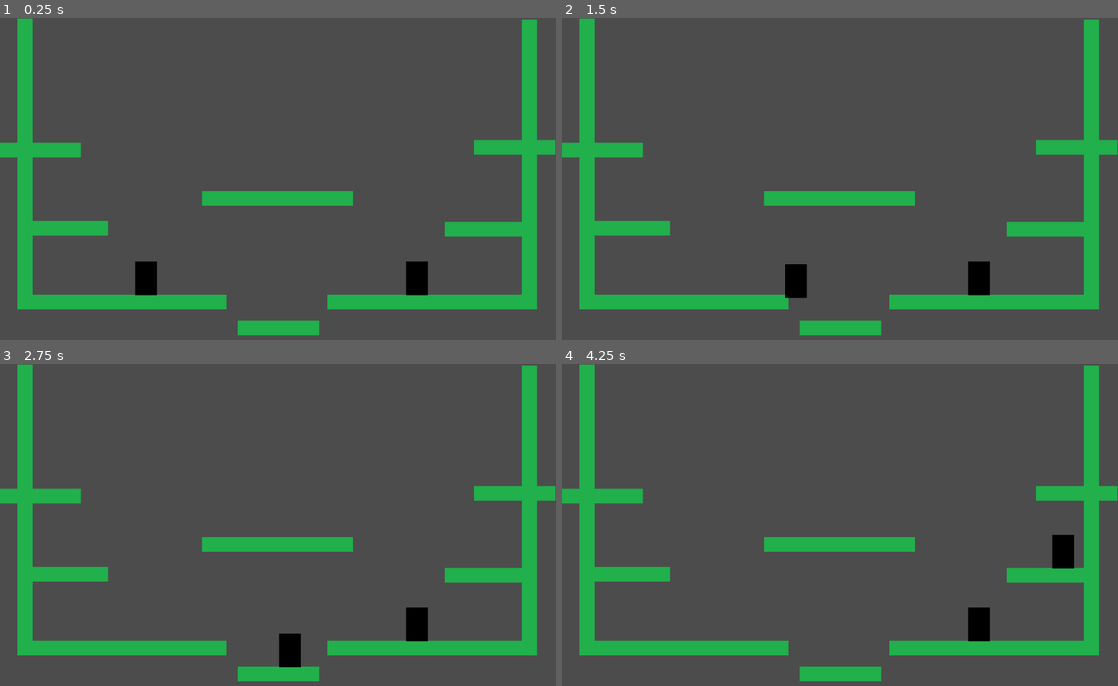
Above: before the commit, frames 1-4 (two rows, left to right).
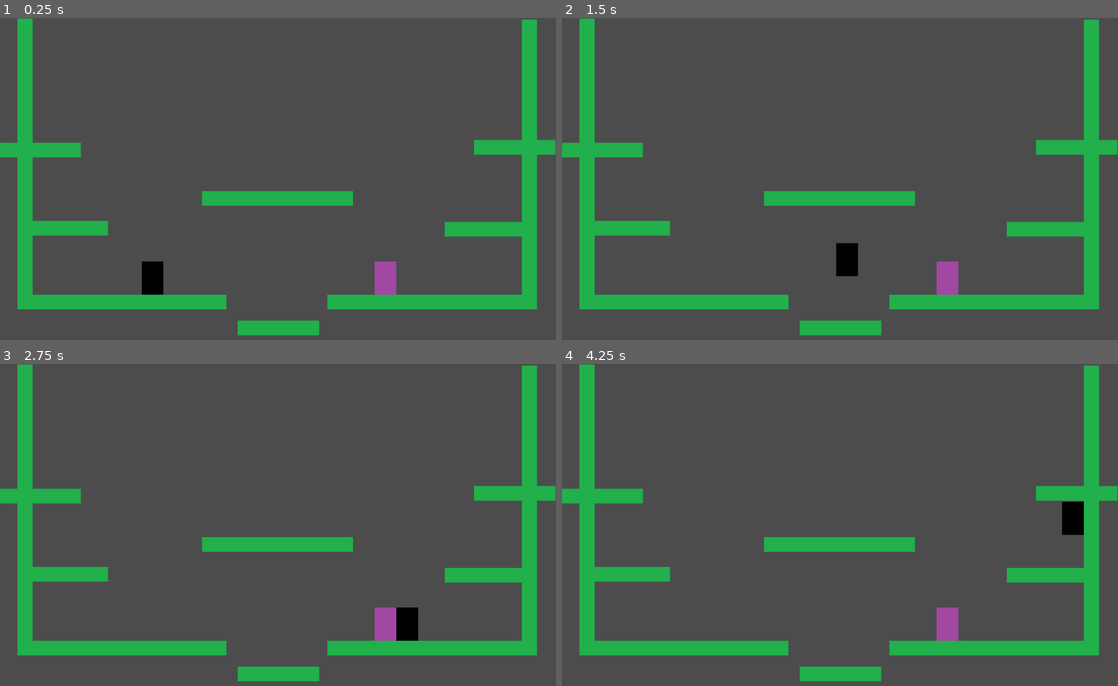
Above: after the commit, the same moments.

Repository: NahuelIglesias/Videojuegos-BossFinal
Game: Godot game, scene res://Main.tscn
The game is run twice, just before and just after one commit, with the same random seed, the same clock (stepped at 60 frames per second) and the same inputs.
Inputs (mouse positions are in pixels of both pictures, inside the frame that each line leads up to):
- Up to frame 1 (0.25 s): no input
- Up to frame 2 (1.5 s): tap Enter at 0.5 s; move the mouse to (962, 162) at 0.52 s; hold D (move_right) from 0.53 s (still down); tap W (jump) at 0.6, 0.77, 1.07, 1.35 s; move the mouse to (728, 198) at 1.27 s
- Up to frame 3 (2.75 s): tap W (jump) at 1.52, 1.82, 2.1 s; move the mouse to (333, 454) at 2.02 s; release D (move_right) at 2.03 s; hold A (move_left) from 2.03 s (still down)
- Up to frame 4 (4.25 s): move the mouse to (812, 592) at 2.77 s; release A (move_left) at 2.78 s; hold D (move_right) from 2.78 s (still down); tap W (jump) at 2.85, 3.02, 3.32, 3.6, 3.77, 4.07 s; move the mouse to (1006, 576) at 3.52 s

The runs differ from the first frame. In frame 1, 1.1% of the frame differs, in the area x 24-77%, y 75-87%; in frame 2, 1.6%; in frame 3, 1.2%; in frame 4, 1.7%, in the area x 67-94%, y 42-87%.

Commit message:
Se agregó herencia a comportamiento de jugadores, y se diferenciaron sprites

Diff:
--- a/Main.tscn
+++ b/Main.tscn
@@ -1,9 +1,10 @@
-[gd_scene load_steps=5 format=2]
+[gd_scene load_steps=6 format=2]
 
 [ext_resource path="res://environment/Platform.tscn" type="PackedScene" id=1]
-[ext_resource path="res://entities/Player.tscn" type="PackedScene" id=2]
+[ext_resource path="res://entities/Player2.tscn" type="PackedScene" id=2]
 [ext_resource path="res://Main.gd" type="Script" id=3]
 [ext_resource path="res://environment/Wall.tscn" type="PackedScene" id=4]
+[ext_resource path="res://entities/Player1.tscn" type="PackedScene" id=5]
 
 [node name="Main" type="Node"]
 script = ExtResource( 3 )
@@ -52,15 +53,6 @@
 [node name="Platform13" parent="Environment" instance=ExtResource( 1 )]
 position = Vector2( 74, 243 )
 
-[node name="Player" parent="Environment" instance=ExtResource( 2 )]
-position = Vector2( -12, 4 )
-
-[node name="Player2" parent="Environment" instance=ExtResource( 2 )]
-position = Vector2( 487, 8 )
-move_right_input = "move_right_2"
-move_left_input = "move_left_2"
-jump_input = "jump_2"
-
 [node name="Wall" parent="Environment" instance=ExtResource( 4 )]
 position = Vector2( 46, 319 )
 
@@ -72,3 +64,8 @@
 
 [node name="Wall4" parent="Environment" instance=ExtResource( 4 )]
 position = Vector2( 975, 197 )
+
+[node name="Player" parent="Environment" instance=ExtResource( 5 )]
+
+[node name="Player2" parent="Environment" instance=ExtResource( 2 )]
+position = Vector2( 429, 2 )
--- a/entities/Player.tscn
+++ b/entities/Player.tscn
@@ -1,6 +1,5 @@
-[gd_scene load_steps=9 format=2]
+[gd_scene load_steps=8 format=2]
 
-[ext_resource path="res://assets/textures/player.png" type="Texture" id=1]
 [ext_resource path="res://entities/player/states/IdleState.gd" type="Script" id=2]
 [ext_resource path="res://entities/player/PlayerStateMachine.gd" type="Script" id=3]
 [ext_resource path="res://entities/player/states/WalkState.gd" type="Script" id=4]
@@ -15,11 +14,6 @@
 collision_layer = 2
 collision_mask = 3
 script = ExtResource( 7 )
-
-[node name="Body" type="Sprite" parent="."]
-position = Vector2( 281, 421.75 )
-scale = Vector2( 0.625, 0.960937 )
-texture = ExtResource( 1 )
 
 [node name="CollisionShape2D" type="CollisionShape2D" parent="."]
 position = Vector2( 281, 421.5 )
--- /dev/null
+++ b/entities/Player1.tscn
@@ -0,0 +1,11 @@
+[gd_scene load_steps=3 format=2]
+
+[ext_resource path="res://assets/textures/player.png" type="Texture" id=1]
+[ext_resource path="res://entities/Player.tscn" type="PackedScene" id=2]
+
+[node name="Player" instance=ExtResource( 2 )]
+
+[node name="Body" type="Sprite" parent="." index="0"]
+position = Vector2( 281, 421.5 )
+scale = Vector2( 0.625, 0.953125 )
+texture = ExtResource( 1 )
--- /dev/null
+++ b/entities/Player2.tscn
@@ -0,0 +1,14 @@
+[gd_scene load_steps=3 format=2]
+
+[ext_resource path="res://assets/textures/jumpable_platform.png" type="Texture" id=1]
+[ext_resource path="res://entities/Player.tscn" type="PackedScene" id=2]
+
+[node name="Player" instance=ExtResource( 2 )]
+move_right_input = "move_right_2"
+move_left_input = "move_left_2"
+jump_input = "jump_2"
+
+[node name="Body" type="Sprite" parent="." index="0"]
+position = Vector2( 281, 421.5 )
+scale = Vector2( 0.606061, 0.924242 )
+texture = ExtResource( 1 )
